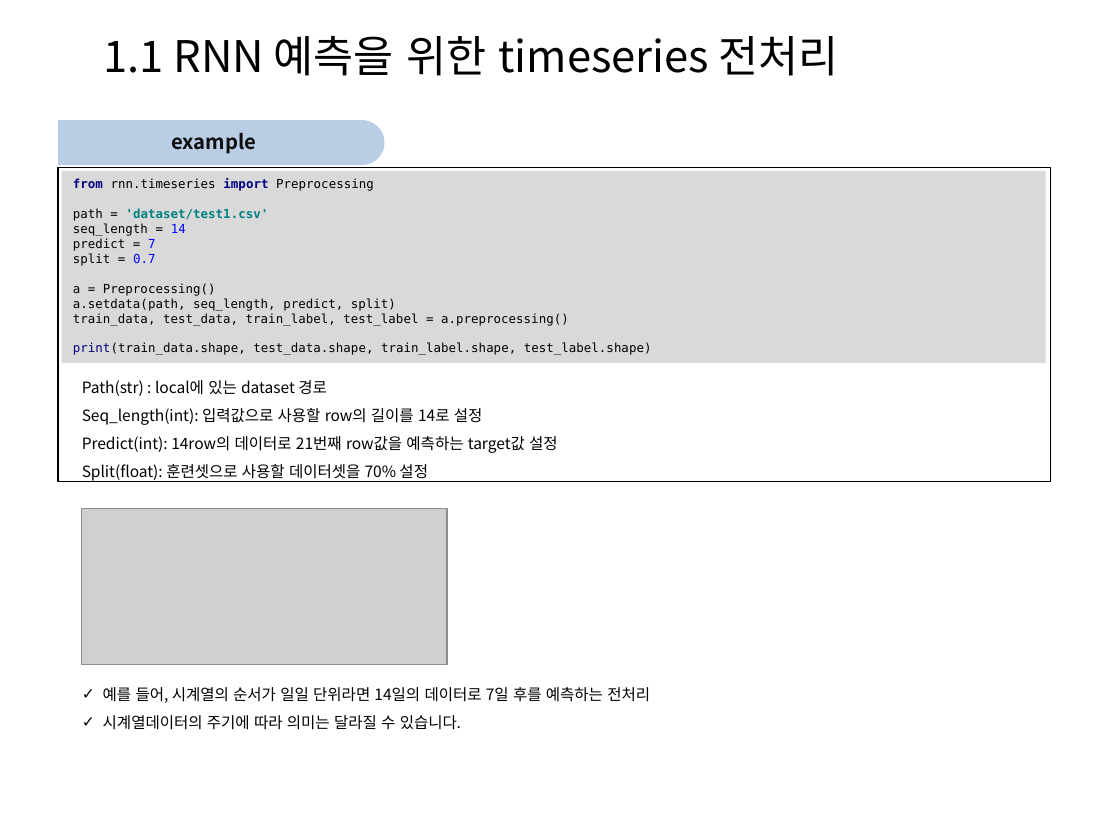
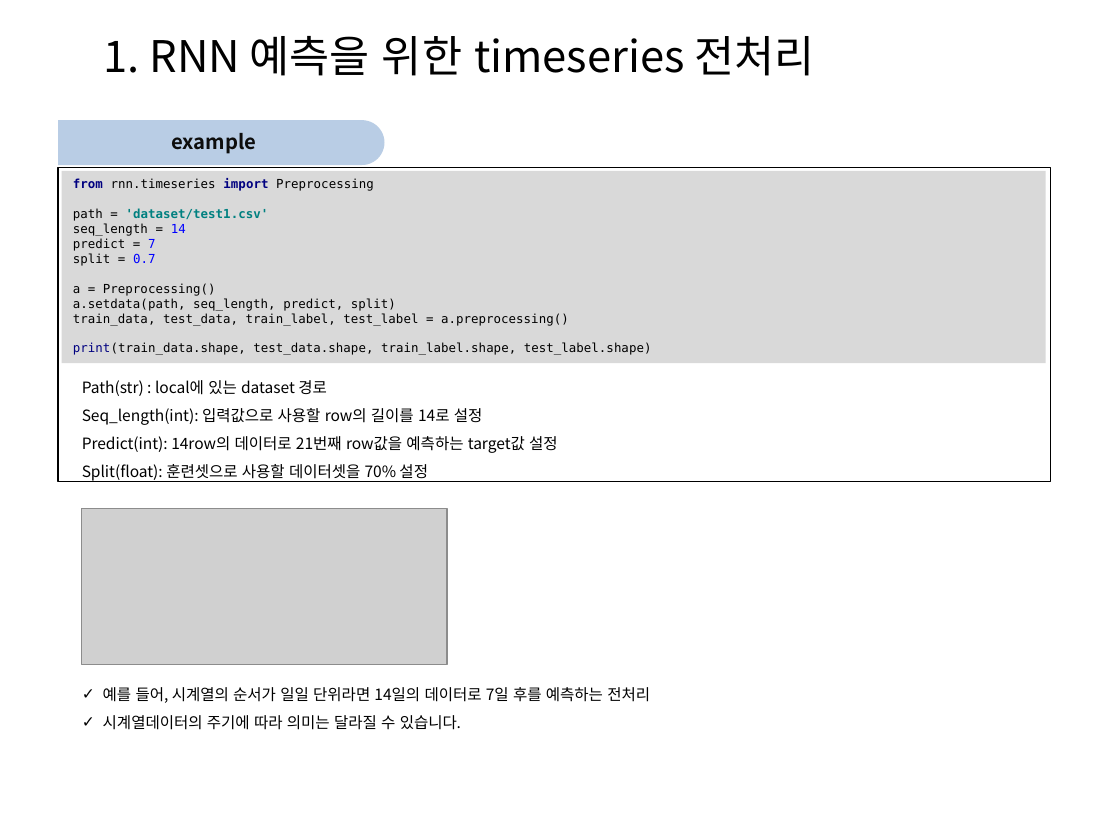
Before and after one commit to Heechul90/Preprocessing, a slide deck: slide 4 of rnn/파이썬 전처리 코드 모듈화 설명.pptx. Drawn at 1120x840 pixels with LibreOffice and Linux fonts; fonts in the diff are those of the drawing; grey boxes stand for pictures; background and template pictures are left out. Boxes give left, top, right and bottom in pixels: in the first picture for what was removed or moved away, otherwise in the second. Text is boxed around its words. In the diff, an @@ line names an element or a change of style, - is before the commit and + after.

```diff
--- a/rnn/파이썬 전처리 코드 모듈화 설명.pptx
+++ b/rnn/파이썬 전처리 코드 모듈화 설명.pptx
@@ text at (104, 36, 814, 76): text changed @@
-1.1 RNN 예측을 위한 timeseries 전처리
+1. RNN 예측을 위한 timeseries 전처리
```
Also in this commit, not shown: 2 other slides changed, 7 other files.
